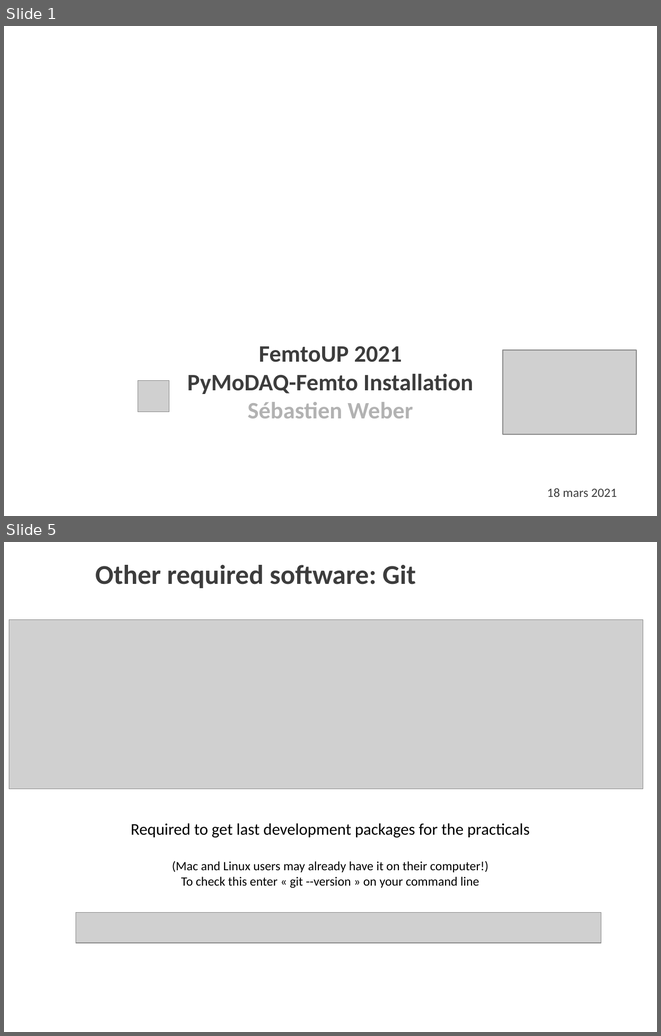
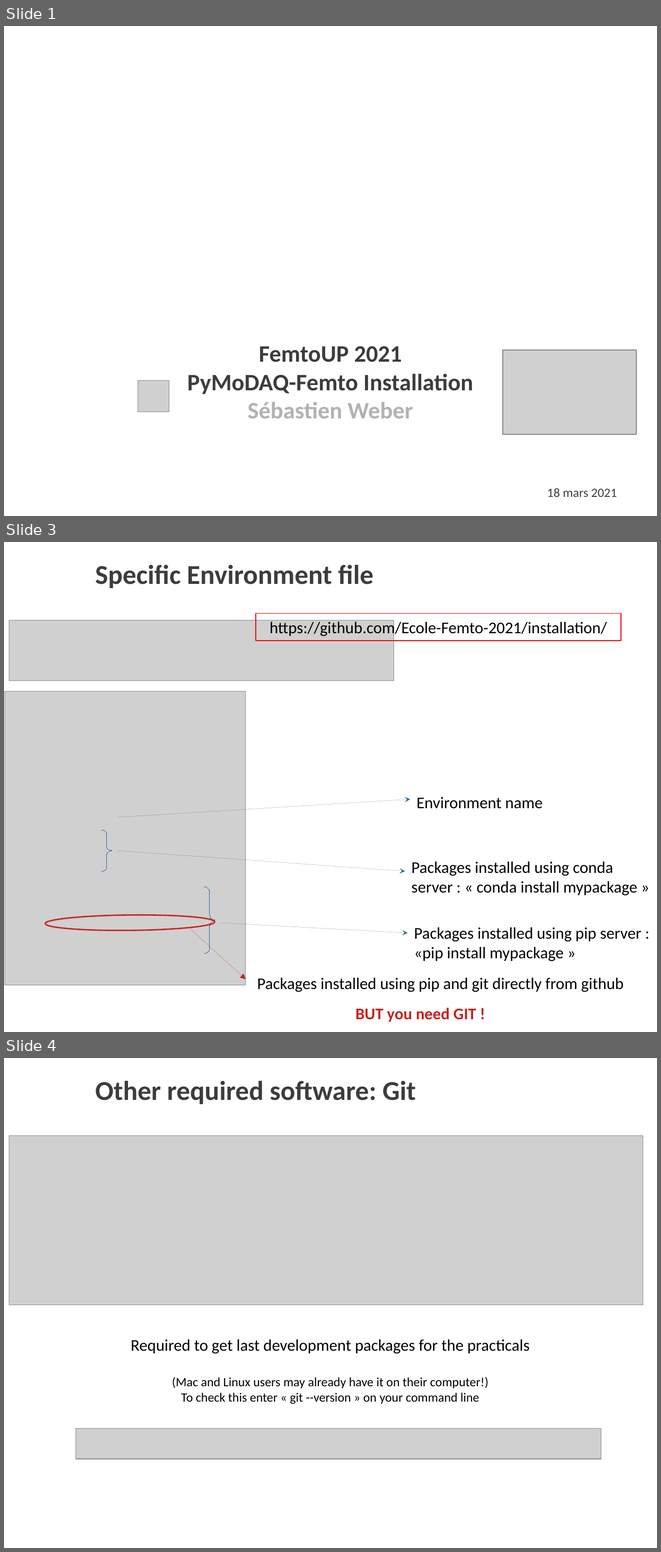
Before and after one commit to Ecole-Femto-2021/installation, a slide deck: install PyMoDAQ Femto.odp. Shown one above the other, each under a label of ours: slides 1 and 5 before the commit, slides 1, 3 and 4 after it; the slides between them are not shown. The pictures are 661x1036 and 661x1552 pixels, drawn with LibreOffice and Linux fonts; fonts in the diff are those of the drawing; grey boxes stand for pictures; background and template pictures are left out. Boxes give left, top, right and bottom in pixels: in the first picture for what was removed or moved away, otherwise in the second. Text is boxed around its words. In the diff, an @@ line names an element or a change of style, - is before the commit and + after.

Commit message:
added presentation to install the env

```diff
--- a/install PyMoDAQ Femto.odp
+++ b/install PyMoDAQ Femto.odp
@@ slide 3 added at (x1=4, y1=542, x2=657, y2=1032), background picture (left out) @@
@@ text added at (x1=95, y1=565, x2=373, y2=588), 30 pt, text #3C3C3C, bold @@
+Specific Environment file
@@ picture added at (x1=9, y1=620, x2=394, y2=681) @@
@@ rectangle added at (x1=256, y1=613, x2=621, y2=641), outline #F10D0C 0.99 pt, 18 pt, text #000000 @@
+https://github.com/Ecole-Femto-2021/installation/
@@ picture added at (x1=5, y1=691, x2=246, y2=985) @@
@@ arrow added from (117, 817) to (410, 799), #3465A4 0 pt @@
@@ text added at (x1=416, y1=797, x2=543, y2=809), 18 pt, text #000000 @@
+Environment name
@@ freeform shape added at (x1=102, y1=830, x2=113, y2=871), outline #3465A4 0 pt @@
@@ arrow added from (117, 850) to (405, 871), #3465A4 0 pt @@
@@ text added at (x1=412, y1=861, x2=637, y2=896), 18 pt, text #000000 @@
+Packages installed using conda server : « conda install mypackage »
@@ freeform shape added at (x1=204, y1=886, x2=215, y2=953), outline #3465A4 0 pt @@
@@ ellipse added at (x1=45, y1=914, x2=215, y2=932), outline #C9211E 1.5 pt @@
@@ arrow added from (220, 923) to (407, 933), #3465A4 0 pt @@
@@ arrow added from (189, 928) to (246, 979), #C9211E 0 pt @@
@@ text added at (x1=414, y1=927, x2=642, y2=961), 18 pt, text #000000 @@
+Packages installed using pip server : «pip install mypackage »
@@ text added at (x1=257, y1=977, x2=624, y2=992), 18 pt, text #000000 @@
+Packages installed using pip and git directly from github
@@ text added at (x1=355, y1=1007, x2=476, y2=1022), 18 pt, text #C9211E, bold @@
+BUT you need GIT !
@@ what was slide 5 is now slide 4 @@
```
Also in this commit, not shown: 1 slide changed, 1 other slide added, 5 slides removed, 2 other files.
